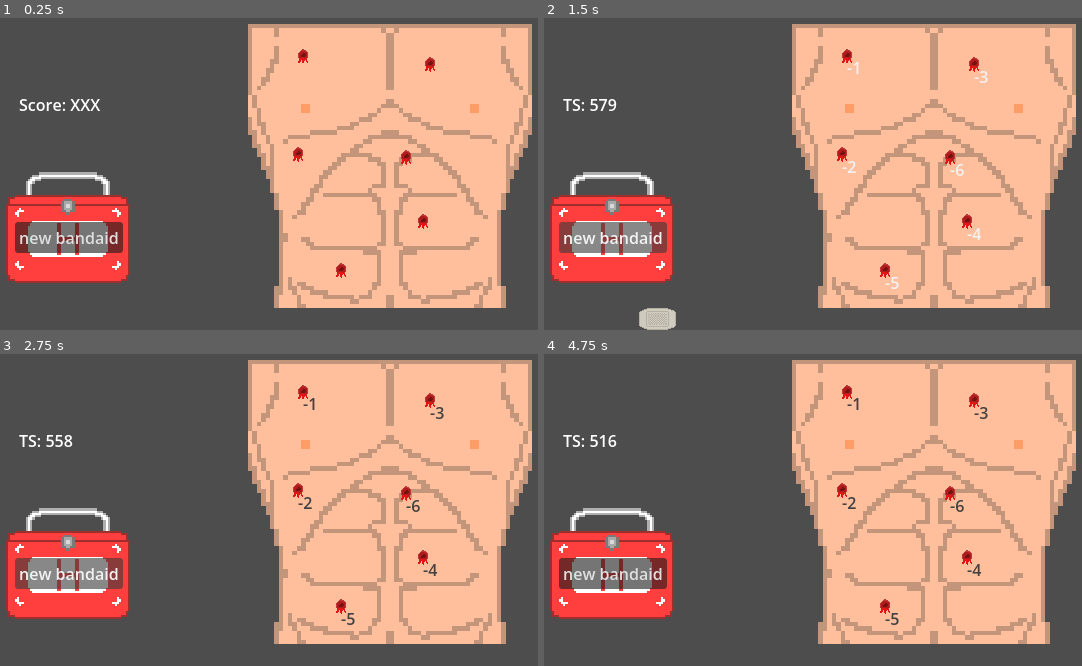
Above: before the commit, frames 1-4 (two rows, left to right).
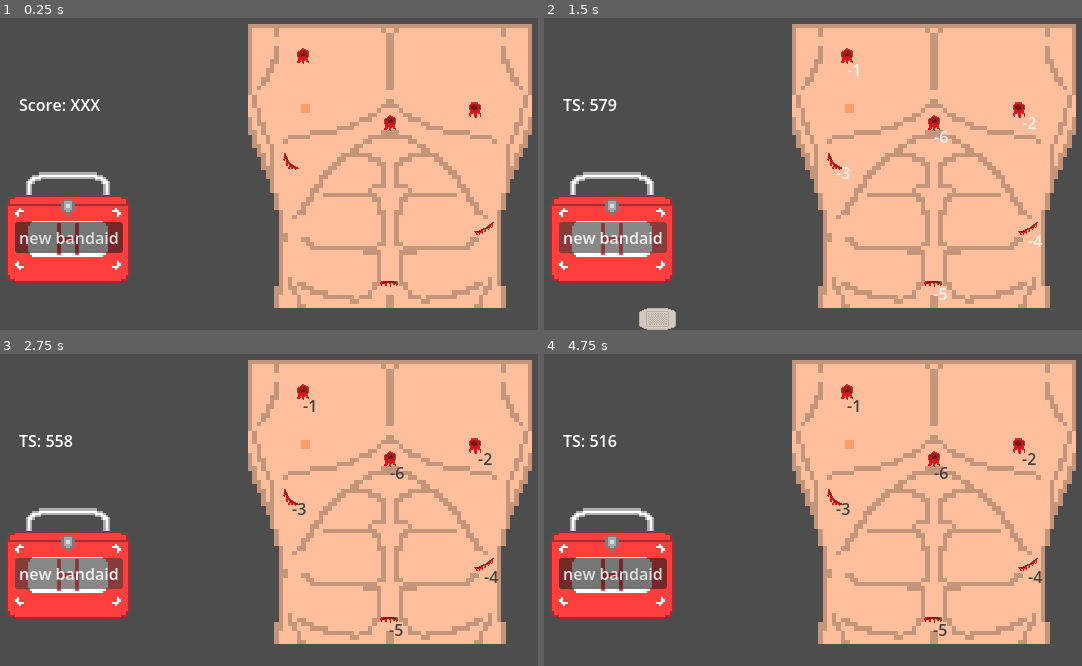
Above: after the commit, the same moments.

Repository: SebastianLRinaldi/DoYouWannaJam2026
Game: Godot game, scene res://root.tscn
Two runs of this game, one before a commit and one after it. Both use one fixed random seed, a clock stepped at 60 frames per second and the inputs below.
Inputs (mouse positions are in pixels of both pictures, inside the frame that each line leads up to):
- Up to frame 1 (0.25 s): no input
- Up to frame 2 (1.5 s): click "new bandaid" at 0.5 s; click "new bandaid" at 1.25 s
- Up to frame 3 (2.75 s): click "new bandaid" at 2 s
- Up to frame 4 (4.75 s): move the mouse to (603, 441) at 2.77 s; click (603, 441) at 2.92 s; tap Enter at 3.5 s; move the mouse to (705, 522) at 3.52 s; click (705, 522) at 3.67 s; tap Space at 4.25 s; move the mouse to (899, 435) at 4.27 s; click (899, 435) at 4.42 s

The runs differ from the first frame. In frame 1, 0.7% of the frame differs, in the area x 52-92%, y 9-87%; in frame 2, 1.0%; in frame 3, 1.1%, in the area x 52-93%, y 9-91%; in frame 4, 1.1%.

Commit message:
seb's hole

Diff:
--- a/root.tscn
+++ b/root.tscn
@@ -1,10 +1,14 @@
 [gd_scene format=3 uid="uid://chadviptwb3hu"]
 
-[ext_resource type="Script" uid="uid://c1bj2pb7fxvgj" path="res://root.gd" id="1_jnlp7"]
+[ext_resource type="Script" uid="uid://c21d2ol0liqai" path="res://root.gd" id="1_jnlp7"]
 [ext_resource type="PackedScene" uid="uid://cynmgy21bkq3b" path="res://seb_test/score_label.tscn" id="2_pyidc"]
 [ext_resource type="Texture2D" uid="uid://b5nid733v7hvp" path="res://assets/Torso.png" id="2_vvh5c"]
-[ext_resource type="PackedScene" uid="uid://cd7wnykjqodys" path="res://seb_test/wounds/wound_hole.tscn" id="4_l8v81"]
+[ext_resource type="PackedScene" uid="uid://cd7wnykjqodys" path="res://seb_test/wounds/wound_hole_1.tscn" id="4_l8v81"]
+[ext_resource type="PackedScene" uid="uid://dktke5bbkbeuw" path="res://seb_test/wounds/wound_hole_2.tscn" id="5_huihk"]
 [ext_resource type="PackedScene" uid="uid://bl4vv5moxr5xj" path="res://seb_test/electrode_container/electrode_container.tscn" id="5_jnlp7"]
+[ext_resource type="PackedScene" uid="uid://b7wv4lwqslq3e" path="res://seb_test/wounds/wound_Gash_2.tscn" id="6_tw3kd"]
+[ext_resource type="PackedScene" uid="uid://8tjica7ecefy" path="res://seb_test/wounds/wound_Gash_1.tscn" id="7_gd4vy"]
+[ext_resource type="PackedScene" uid="uid://d4ny3qvkqx0lo" path="res://seb_test/wounds/wound_Gash_3.tscn" id="8_qw60f"]
 
 [sub_resource type="Animation" id="Animation_28aoi"]
 resource_name = "open_then_close"
@@ -105,20 +109,20 @@
 [node name="WoundHole" parent="WoundsContainer" unique_id=978761254 instance=ExtResource("4_l8v81")]
 position = Vector2(333, 46)
 
-[node name="WoundHole2" parent="WoundsContainer" unique_id=3999878 instance=ExtResource("4_l8v81")]
-position = Vector2(328, 145)
+[node name="WoundHole2" parent="WoundsContainer" unique_id=3999878 instance=ExtResource("5_huihk")]
+position = Vector2(505, 100)
 
-[node name="WoundHole3" parent="WoundsContainer" unique_id=1840108309 instance=ExtResource("4_l8v81")]
-position = Vector2(460, 55)
+[node name="WoundHole3" parent="WoundsContainer" unique_id=1963469716 instance=ExtResource("6_tw3kd")]
+position = Vector2(320, 152)
 
-[node name="WoundHole4" parent="WoundsContainer" unique_id=378047897 instance=ExtResource("4_l8v81")]
-position = Vector2(453, 212)
+[node name="WoundHole4" parent="WoundsContainer" unique_id=1146349988 instance=ExtResource("7_gd4vy")]
+position = Vector2(514, 219)
 
-[node name="WoundHole5" parent="WoundsContainer" unique_id=196180540 instance=ExtResource("4_l8v81")]
-position = Vector2(371, 261)
+[node name="WoundHole5" parent="WoundsContainer" unique_id=1122202972 instance=ExtResource("8_qw60f")]
+position = Vector2(419, 273)
 
-[node name="WoundHole6" parent="WoundsContainer" unique_id=1652152896 instance=ExtResource("4_l8v81")]
-position = Vector2(436, 148)
+[node name="WoundHole6" parent="WoundsContainer" unique_id=1985956930 instance=ExtResource("4_l8v81")]
+position = Vector2(420, 113)
 
 [node name="EletrodeContainer" parent="." unique_id=436850603 instance=ExtResource("5_jnlp7")]
 position = Vector2(98, 229)
--- a/seb_test/wounds/wound_hole.tscn
+++ b/seb_test/wounds/wound_Gash_1.tscn
@@ -1,26 +1,29 @@
-[gd_scene format=3 uid="uid://cd7wnykjqodys"]
+[gd_scene format=3 uid="uid://8tjica7ecefy"]
 
-[ext_resource type="Script" uid="uid://wt5e3vc414mk" path="res://seb_test/wounds/wound_zone.gd" id="1_esjdv"]
-[ext_resource type="PackedScene" uid="uid://3xggxi4t0i6n" path="res://seb_test/floating_score_label.tscn" id="2_p3rgs"]
-[ext_resource type="Texture2D" uid="uid://bbju31yy6c58e" path="res://assets/bullet_wounds.png" id="2_sqw2b"]
+[ext_resource type="Script" uid="uid://d3pjocmymoa5h" path="res://seb_test/wounds/wound_zone.gd" id="1_tk38t"]
+[ext_resource type="Texture2D" uid="uid://qqe046lyqe6r" path="res://assets/Wounds (1).png" id="2_tk38t"]
+[ext_resource type="PackedScene" uid="uid://3xggxi4t0i6n" path="res://seb_test/floating_score_label.tscn" id="3_6hwby"]
 
 [sub_resource type="CircleShape2D" id="CircleShape2D_sqw2b"]
 
 [sub_resource type="AtlasTexture" id="AtlasTexture_iwwrv"]
-atlas = ExtResource("2_sqw2b")
-region = Rect2(28, 19, 10, 15)
+atlas = ExtResource("2_tk38t")
+region = Rect2(73, 11, 50, 38.5)
 
 [node name="WoundHole" type="Area2D" unique_id=3999878]
-script = ExtResource("1_esjdv")
+script = ExtResource("1_tk38t")
 
 [node name="CollisionShape2D" type="CollisionShape2D" parent="." unique_id=766022042]
 shape = SubResource("CircleShape2D_sqw2b")
 
 [node name="Sprite2D" type="Sprite2D" parent="." unique_id=2005826290]
+position = Vector2(-1.1920929e-07, 0)
+scale = Vector2(0.51000005, 0.4736842)
 texture = SubResource("AtlasTexture_iwwrv")
 
-[node name="FloatingScoreLabel" parent="Sprite2D" unique_id=168567885 instance=ExtResource("2_p3rgs")]
+[node name="FloatingScoreLabel" parent="Sprite2D" unique_id=168567885 instance=ExtResource("3_6hwby")]
 unique_name_in_owner = true
+position = Vector2(-0.49019557, 2.5166406e-07)
 
 [connection signal="area_entered" from="." to="." method="_on_area_entered"]
 [connection signal="area_exited" from="." to="." method="_on_area_exited"]
--- /dev/null
+++ b/seb_test/wounds/wound_Gash_2.tscn
@@ -0,0 +1,31 @@
+[gd_scene format=3 uid="uid://b7wv4lwqslq3e"]
+
+[ext_resource type="Script" uid="uid://d3pjocmymoa5h" path="res://seb_test/wounds/wound_zone.gd" id="1_es14w"]
+[ext_resource type="Texture2D" uid="uid://qqe046lyqe6r" path="res://assets/Wounds (1).png" id="2_i0q2t"]
+[ext_resource type="PackedScene" uid="uid://3xggxi4t0i6n" path="res://seb_test/floating_score_label.tscn" id="3_he083"]
+
+[sub_resource type="CircleShape2D" id="CircleShape2D_sqw2b"]
+
+[sub_resource type="AtlasTexture" id="AtlasTexture_iwwrv"]
+atlas = ExtResource("2_i0q2t")
+region = Rect2(72, 74, 50, 38.5)
+
+[node name="WoundHole" type="Area2D" unique_id=3999878]
+script = ExtResource("1_es14w")
+
+[node name="CollisionShape2D" type="CollisionShape2D" parent="." unique_id=766022042]
+shape = SubResource("CircleShape2D_sqw2b")
+
+[node name="Sprite2D" type="Sprite2D" parent="." unique_id=2005826290]
+position = Vector2(2.0000002, -1)
+scale = Vector2(0.615, 0.57894737)
+texture = SubResource("AtlasTexture_iwwrv")
+
+[node name="FloatingScoreLabel" parent="Sprite2D" unique_id=168567885 instance=ExtResource("3_he083")]
+unique_name_in_owner = true
+position = Vector2(-0.49019557, 2.5166406e-07)
+
+[connection signal="area_entered" from="." to="." method="_on_area_entered"]
+[connection signal="area_exited" from="." to="." method="_on_area_exited"]
+[connection signal="body_entered" from="." to="." method="_on_body_entered"]
+[connection signal="body_exited" from="." to="." method="_on_body_exited"]
--- /dev/null
+++ b/seb_test/wounds/wound_Gash_3.tscn
@@ -0,0 +1,31 @@
+[gd_scene format=3 uid="uid://d4ny3qvkqx0lo"]
+
+[ext_resource type="Script" uid="uid://d3pjocmymoa5h" path="res://seb_test/wounds/wound_zone.gd" id="1_s65kj"]
+[ext_resource type="Texture2D" uid="uid://qqe046lyqe6r" path="res://assets/Wounds (1).png" id="2_0f47f"]
+[ext_resource type="PackedScene" uid="uid://3xggxi4t0i6n" path="res://seb_test/floating_score_label.tscn" id="3_8nfed"]
+
+[sub_resource type="CircleShape2D" id="CircleShape2D_sqw2b"]
+
+[sub_resource type="AtlasTexture" id="AtlasTexture_iwwrv"]
+atlas = ExtResource("2_0f47f")
+region = Rect2(71, 137, 50, 38.5)
+
+[node name="WoundHole" type="Area2D" unique_id=3999878]
+script = ExtResource("1_s65kj")
+
+[node name="CollisionShape2D" type="CollisionShape2D" parent="." unique_id=766022042]
+shape = SubResource("CircleShape2D_sqw2b")
+
+[node name="Sprite2D" type="Sprite2D" parent="." unique_id=2005826290]
+position = Vector2(0, -1)
+scale = Vector2(0.615, 0.57894737)
+texture = SubResource("AtlasTexture_iwwrv")
+
+[node name="FloatingScoreLabel" parent="Sprite2D" unique_id=168567885 instance=ExtResource("3_8nfed")]
+unique_name_in_owner = true
+position = Vector2(-0.49019557, 2.5166406e-07)
+
+[connection signal="area_entered" from="." to="." method="_on_area_entered"]
+[connection signal="area_exited" from="." to="." method="_on_area_exited"]
+[connection signal="body_entered" from="." to="." method="_on_body_entered"]
+[connection signal="body_exited" from="." to="." method="_on_body_exited"]
--- a/seb_test/wounds/wound_hole_1.tscn
+++ b/seb_test/wounds/wound_hole_1.tscn
@@ -1,22 +1,27 @@
-[gd_scene format=3 uid="uid://dktke5bbkbeuw"]
+[gd_scene format=3 uid="uid://cd7wnykjqodys"]
 
-[ext_resource type="Script" uid="uid://wt5e3vc414mk" path="res://seb_test/wounds/wound_zone.gd" id="1_fu3y1"]
-[ext_resource type="PackedScene" uid="uid://3xggxi4t0i6n" path="res://seb_test/floating_score_label.tscn" id="3_15qw7"]
+[ext_resource type="Script" uid="uid://d3pjocmymoa5h" path="res://seb_test/wounds/wound_zone.gd" id="1_esjdv"]
+[ext_resource type="PackedScene" uid="uid://3xggxi4t0i6n" path="res://seb_test/floating_score_label.tscn" id="2_p3rgs"]
+[ext_resource type="Texture2D" uid="uid://qqe046lyqe6r" path="res://assets/Wounds (1).png" id="2_sqw2b"]
 
 [sub_resource type="CircleShape2D" id="CircleShape2D_sqw2b"]
 
-[sub_resource type="AtlasTexture" id="AtlasTexture_vyht1"]
+[sub_resource type="AtlasTexture" id="AtlasTexture_ijlhx"]
+atlas = ExtResource("2_sqw2b")
+region = Rect2(67, 194, 60, 53.5)
 
 [node name="WoundHole" type="Area2D" unique_id=3999878]
-script = ExtResource("1_fu3y1")
+script = ExtResource("1_esjdv")
 
 [node name="CollisionShape2D" type="CollisionShape2D" parent="." unique_id=766022042]
 shape = SubResource("CircleShape2D_sqw2b")
 
 [node name="Sprite2D" type="Sprite2D" parent="." unique_id=2005826290]
-texture = SubResource("AtlasTexture_vyht1")
+position = Vector2(0, 2)
+scale = Vector2(1.1291667, 1.090802)
+texture = SubResource("AtlasTexture_ijlhx")
 
-[node name="FloatingScoreLabel" parent="Sprite2D" unique_id=168567885 instance=ExtResource("3_15qw7")]
+[node name="FloatingScoreLabel" parent="Sprite2D" unique_id=168567885 instance=ExtResource("2_p3rgs")]
 unique_name_in_owner = true
 
 [connection signal="area_entered" from="." to="." method="_on_area_entered"]
--- /dev/null
+++ b/seb_test/wounds/wound_hole_2.tscn
@@ -0,0 +1,30 @@
+[gd_scene format=3 uid="uid://dktke5bbkbeuw"]
+
+[ext_resource type="Script" uid="uid://d3pjocmymoa5h" path="res://seb_test/wounds/wound_zone.gd" id="1_rpxa5"]
+[ext_resource type="Texture2D" uid="uid://qqe046lyqe6r" path="res://assets/Wounds (1).png" id="2_ow82o"]
+[ext_resource type="PackedScene" uid="uid://3xggxi4t0i6n" path="res://seb_test/floating_score_label.tscn" id="3_fpynh"]
+
+[sub_resource type="CircleShape2D" id="CircleShape2D_sqw2b"]
+
+[sub_resource type="AtlasTexture" id="AtlasTexture_vyht1"]
+atlas = ExtResource("2_ow82o")
+region = Rect2(85, 272.5, 29, 30)
+
+[node name="WoundHole" type="Area2D" unique_id=3999878]
+script = ExtResource("1_rpxa5")
+
+[node name="CollisionShape2D" type="CollisionShape2D" parent="." unique_id=766022042]
+shape = SubResource("CircleShape2D_sqw2b")
+
+[node name="Sprite2D" type="Sprite2D" parent="." unique_id=2005826290]
+position = Vector2(2.4999995, 0.99999887)
+scale = Vector2(1.3448277, 1.3333334)
+texture = SubResource("AtlasTexture_vyht1")
+
+[node name="FloatingScoreLabel" parent="Sprite2D" unique_id=168567885 instance=ExtResource("3_fpynh")]
+unique_name_in_owner = true
+
+[connection signal="area_entered" from="." to="." method="_on_area_entered"]
+[connection signal="area_exited" from="." to="." method="_on_area_exited"]
+[connection signal="body_entered" from="." to="." method="_on_body_entered"]
+[connection signal="body_exited" from="." to="." method="_on_body_exited"]
Binary file added: assets/Curtain Tile set.png
Binary file added: assets/Tileset.png
Binary file added: assets/Wounds (1).png
